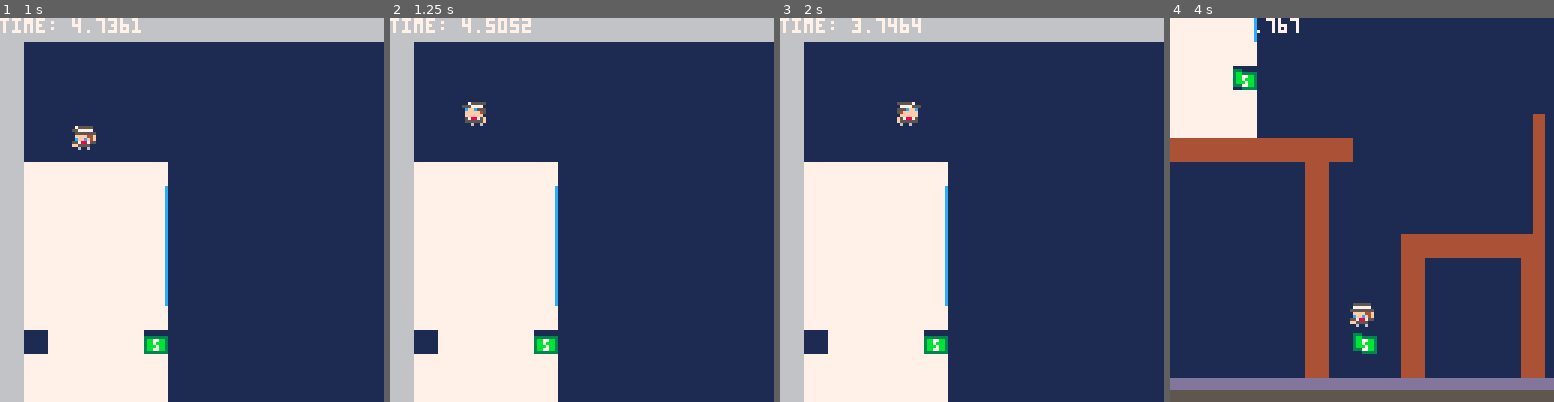
Above: before the commit, frames 1-4 (left to right).
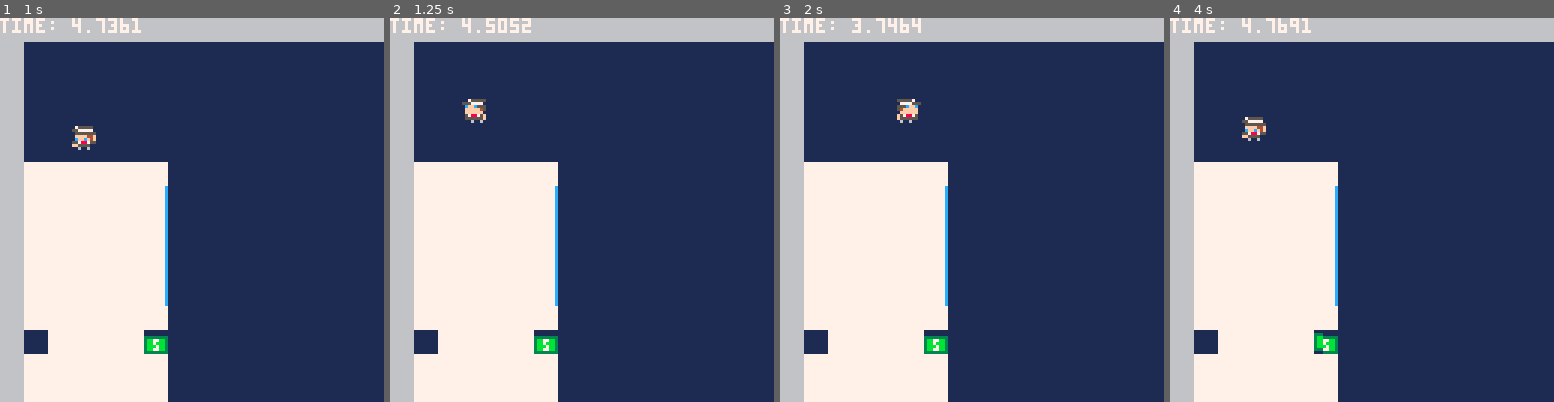
Above: after the commit, the same moments.

Repository: MillsLogan/time_is_money
Game: PICO-8 cartridge pico_8_main.p8
Two runs of this game, one before a commit and one after it. Both use one fixed random seed, a clock stepped at 60 frames per second and the inputs below.
Inputs:
- Up to frame 1 (1 s): tap X (X key) at 0.33 s; tap O (Z key) at 0.7 s
- Up to frame 2 (1.25 s): tap X (X key) at 1.07 s
- Up to frame 3 (2 s): hold Right from 1.6 s (still down); tap O (Z key) at 1.7 s; tap X (X key) at 1.85 s
- Up to frame 4 (4 s): release Right at 2.1 s; tap O (Z key) every 0.4 s from 2.1 to 3.7 s; hold Right 2.47-3.03 s; tap X (X key) at 2.97 s; hold Left 3.08-3.58 s

Frame 1 is identical in both runs. In frame 2, 0.3% of the frame differs, in the area x 18-25%, y 21-29%; in frame 3, 0.3%; in frame 4, 53%, in the area x 0-100%, y 0-100%.

Commit message:
Map and double jump additions

Diff:
--- a/pico_8_main.p8
+++ b/pico_8_main.p8
@@ -106,7 +106,7 @@
 33334376774aa44444aa4aa444449933334433633333344433333999777777777777777799999999777777770000000000000000000000000000000000000000
 3333433774b44b4444444a4449444433344433663333444433333944777776666766777744444444777666670000000000000000000000000000000000000000
 __gff__
-0001010003000000000404040401010100010001010000000004040404010000000101010101020202040404040000000000000000000000000404040400000200000000000000000000000000000000000000000000000000000000000000000000000002000000000000000000000000000000000000000000000000000000
+0001010003000000000404040401010100010001010000000004040404010000000101010101020202040404040000010000000000000001010404040400000200000000000000000000000000000000000000000000000000000000000000000000000002000000000000000000000000000000000000000000000000000000
 0000000000000002020202000000000000010100000000000000000000000000000101010101010000020200000000000101010101010100000000000000000000000000000000000000000000000000000000000000000000000000000000000000000000000000000000000000000000000000000000000000000000000000
 __map__
 1313131313131313131313131313131313131313131313131313131313131313131313131313131303030303030303030303030000000000000000000000000000000000000000000000000000000000000000000000000000000000000000000000000000000000000000000000000000000000000000000000000000000000
--- a/player.lua
+++ b/player.lua
@@ -11,10 +11,11 @@
     max_dx = 2,
     max_dy = 4,
     onground = false,
-    jumppower = -3,
+    jumppower = -3.2,
     walljump = 1.5,
     xflp = true,
-    onwall = "none"
+    onwall = "none",
+    double_available = true
  }
 
  function player:reset()
@@ -60,11 +61,14 @@
 
 
 function player:input()
-
     if self.onwall == "none" then
         self.dy = self.dy + gravity
     else
-        self.dy = self.dy + gravity / 2
+        if self.dy > 0 then
+            self.dy = self.dy + gravity / 2
+        else
+            self.dy = self.dy + gravity
+        end
     end
 
     if self.onground then
@@ -102,6 +106,10 @@
         self.dy = self.jumppower
         self.dx = self.walljump
         self.onwall = "none"
+    elseif btnp(5) and self.onwall == "none" and self.double_available then
+        self.dy = self.jumppower
+        self.double_available = false
+        timer -= 2
     end
 end
 
@@ -133,13 +141,13 @@
     if self.dy > 0 then
         if not collide_map({x=new_x, y=new_y, w=self.w, h=self.h}, "down", 0) and
         not collide_map({x=new_x, y=new_y, w=self.w, h=self.h}, "down", 1) then
-
             self.y = new_y
             self.onground = false
         else
             self.dy = 0
             self.y = flr(new_y/8)*8
             self.onground = true
+            self.double_available = true
         end
     elseif self.dy < 0 then
         if not collide_map({x=new_x, y=new_y, w=self.w, h=self.h}, "up", 0) then
